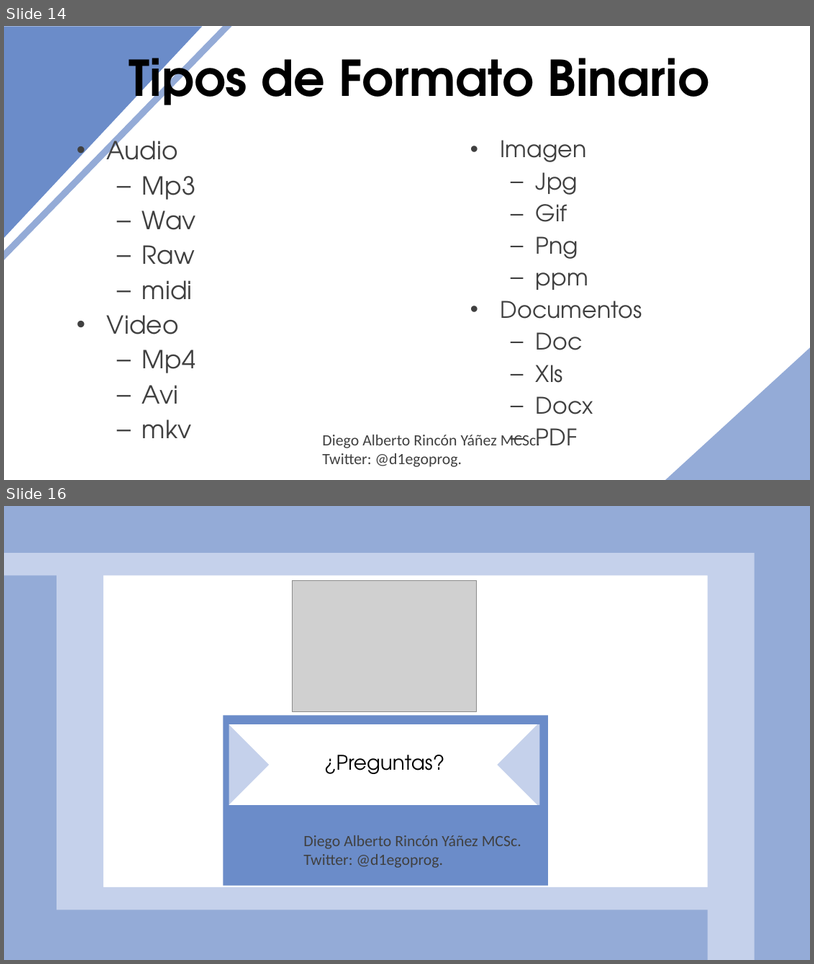
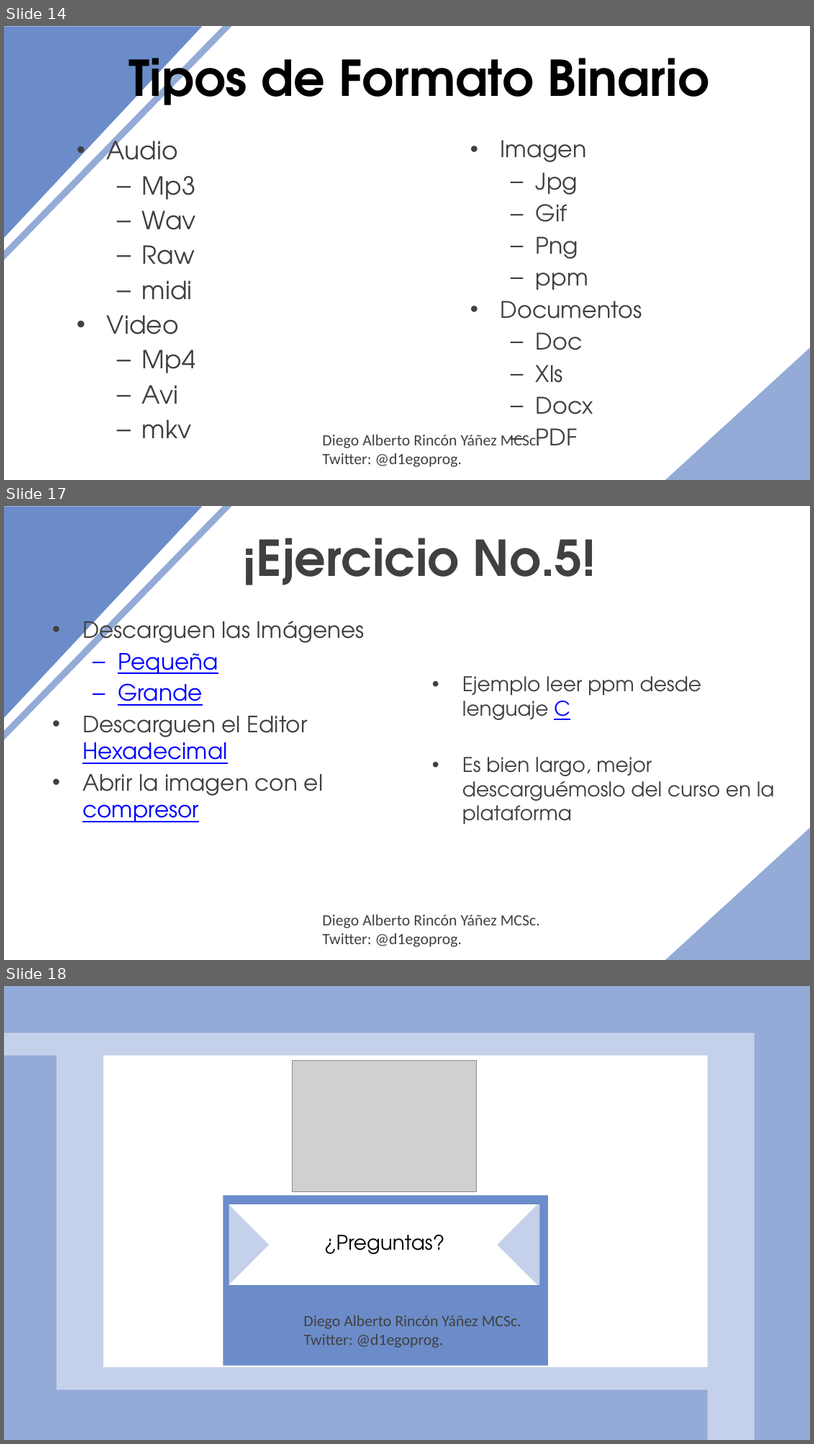
Before and after one commit to d1egoprog/COURSE-BigDataScienceandAnalitycs, a slide deck: [MinSalud] Course/T1. Identificación de Formatos.ppsx. Shown one above the other, each under a label of ours: slides 14 and 16 before the commit, slides 14, 17 and 18 after it; the slides between them are not shown. The pictures are 814x964 and 814x1444 pixels, drawn with LibreOffice and Linux fonts; fonts in the diff are those of the drawing; grey boxes stand for pictures; background and template pictures are left out. Boxes give left, top, right and bottom in pixels: in the first picture for what was removed or moved away, otherwise in the second. Text is boxed around its words. In the diff, an @@ line names an element or a change of style, - is before the commit and + after.

```diff
--- a/[MinSalud] Course/T1. Identificación de Formatos.ppsx
+++ b/[MinSalud] Course/T1. Identificación de Formatos.ppsx
@@ slide 17 added at [4,506,810,960], background #FFFFFF; not listed: 4 template elements that a slide beside it also shows @@
@@ title added at [242,538,597,585], 44 pt, text #404040, bold @@
+¡Ejercicio No.5!
@@ text added at [82,615,365,822], 20 pt, text #404040 @@
+• Descarguen las Imágenes
+  – Pequeña
+  – Grande
+• Descarguen el Editor Hexadecimal
+• Abrir la imagen con el compresor
@@ text added at [463,676,775,824], 18 pt, text #404040 @@
+• Ejemplo leer ppm desde lenguaje C
+• Es bien largo, mejor descarguémoslo del curso en la plataforma
@@ what was slide 16 is now slide 18 @@
```
Also in this commit, not shown: 2 slides changed, 1 other slide added.
